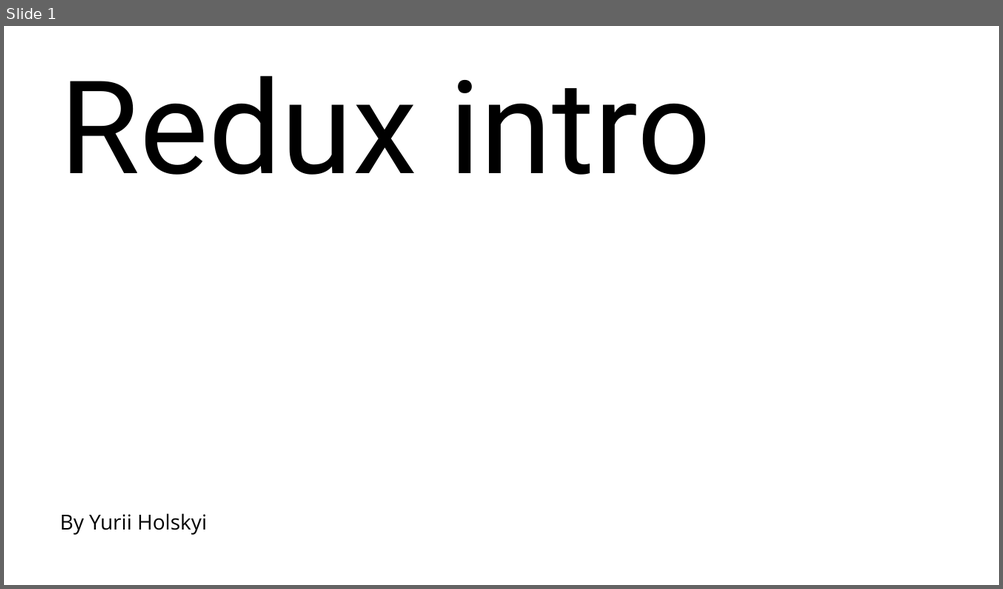
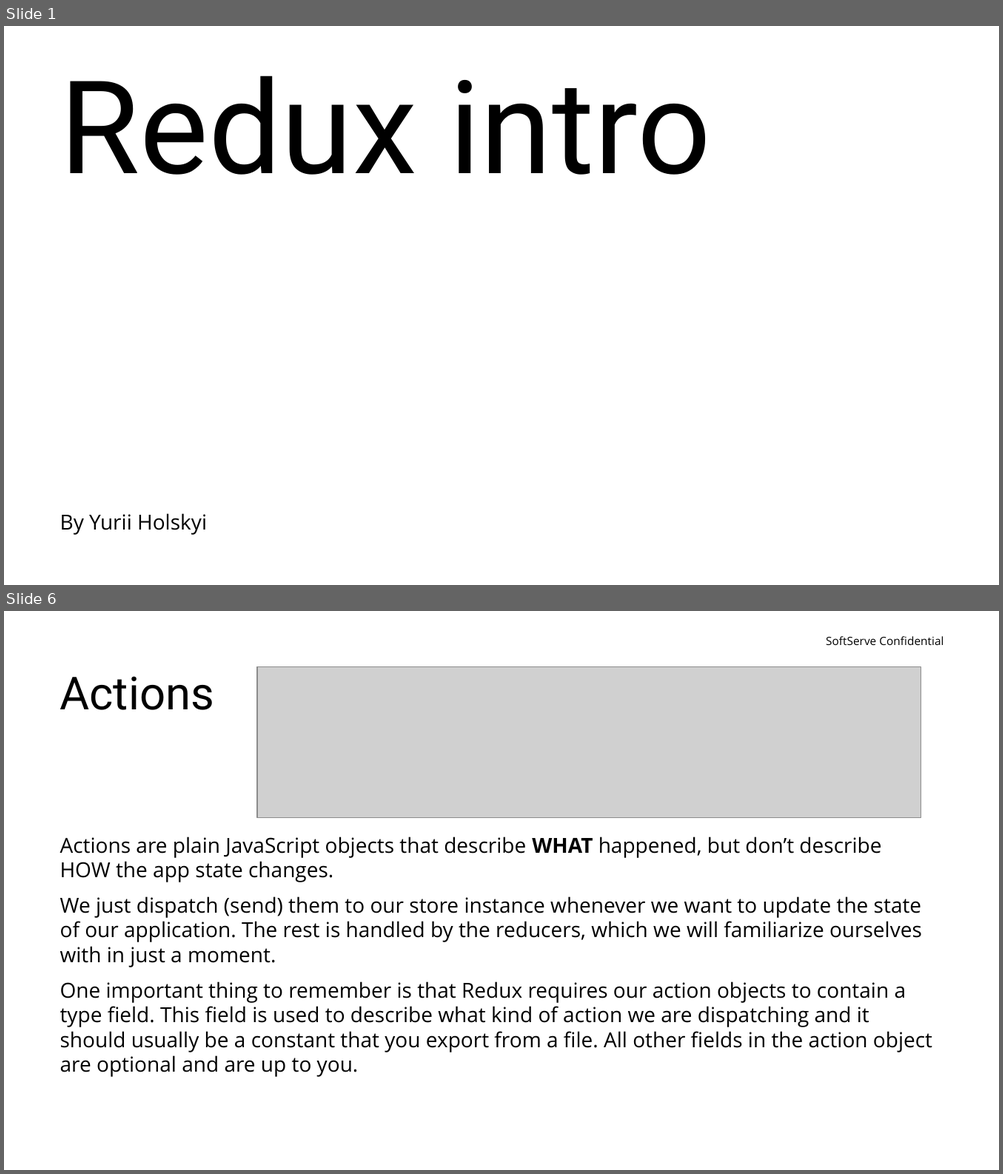
Before and after one commit to yuriiholskiy/Lv-469.node, a slide deck: perfomances/redux-intro(Yurii Holskyi).pptx. Shown one above the other, each under a label of ours: slide 1 before the commit, slides 1 and 6 after it; the slides between them are not shown. The pictures are 1003x589 and 1003x1174 pixels, drawn with LibreOffice and Linux fonts; fonts in the diff are those of the drawing; grey boxes stand for pictures; background and template pictures are left out. Boxes give left, top, right and bottom in pixels: in the first picture for what was removed or moved away, otherwise in the second. Text is boxed around its words. In the diff, an @@ line names an element or a change of style, - is before the commit and + after.

Commit message:
work on Task 2 for webtask + redux perfomance

```diff
--- a/perfomances/redux-intro(Yurii Holskyi).pptx
+++ b/perfomances/redux-intro(Yurii Holskyi).pptx
@@ slide 6 added at [4, 611, 999, 1170], background #FFFFFF @@
@@ text added at [825, 636, 943, 645], 11 pt, text #000000 @@
+SoftServe Confidential
@@ title added at [60, 676, 214, 710], 44 pt, text #000000 @@
+Actions
@@ picture added at [257, 667, 920, 817] @@
@@ text added at [60, 837, 932, 1077], 20 pt, text #000000 @@
+Actions are plain JavaScript objects that describe WHAT happened, but don’t describe HOW the app state changes.
+We just dispatch (send) them to our store instance whenever we want to update the state of our application. The rest is handled by the reducers, which we will familiarize ourselves with in just a moment.
+One important thing to remember is that Redux requires our action objects to contain a type field. This field is used to describe what kind of action we are dispatching and it should usually be a constant that you export from a file. All other fields in the action object are optional and are up to you.
```
Also in this commit, not shown: 1 slide changed, 14 other slides added, 15 other files.
